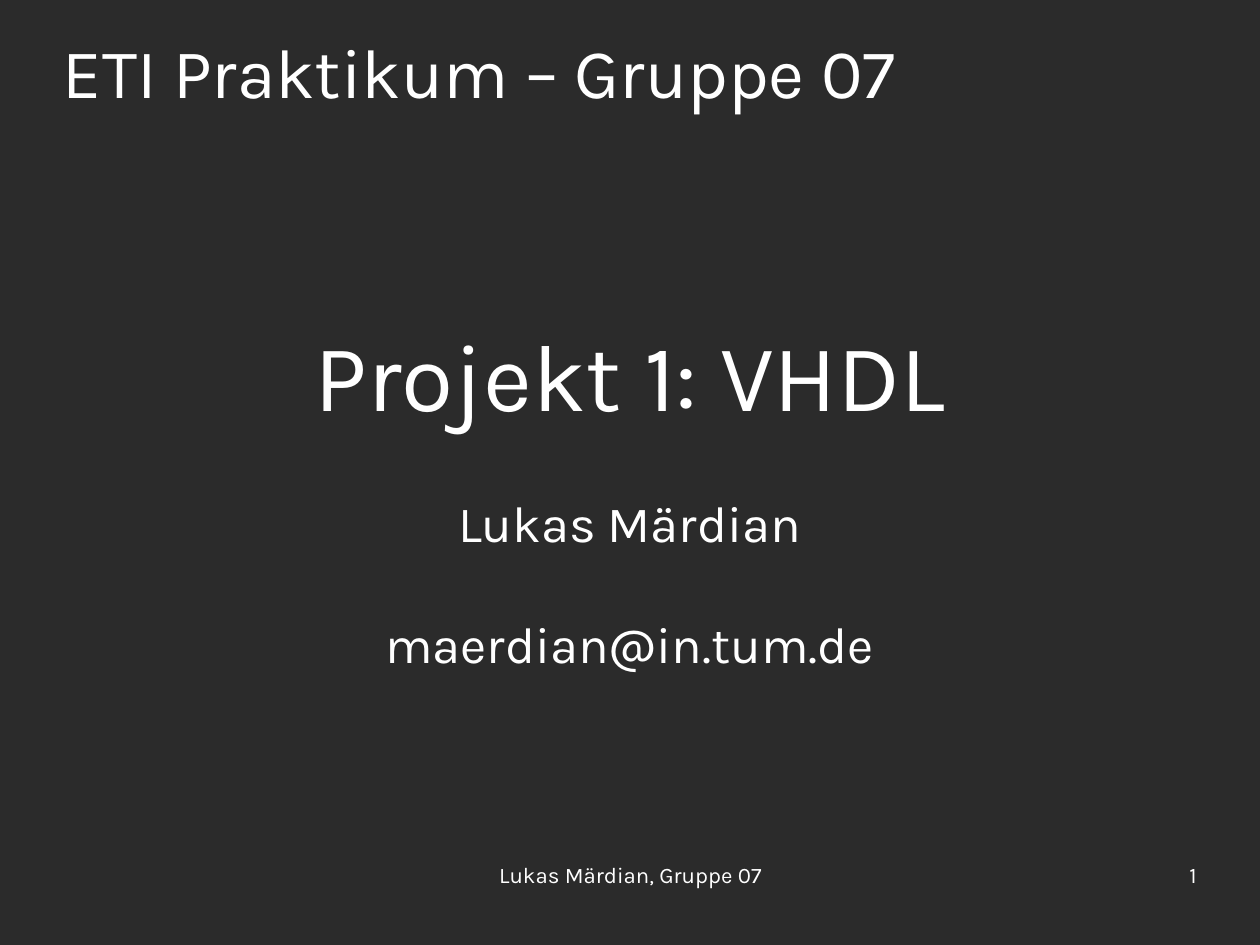
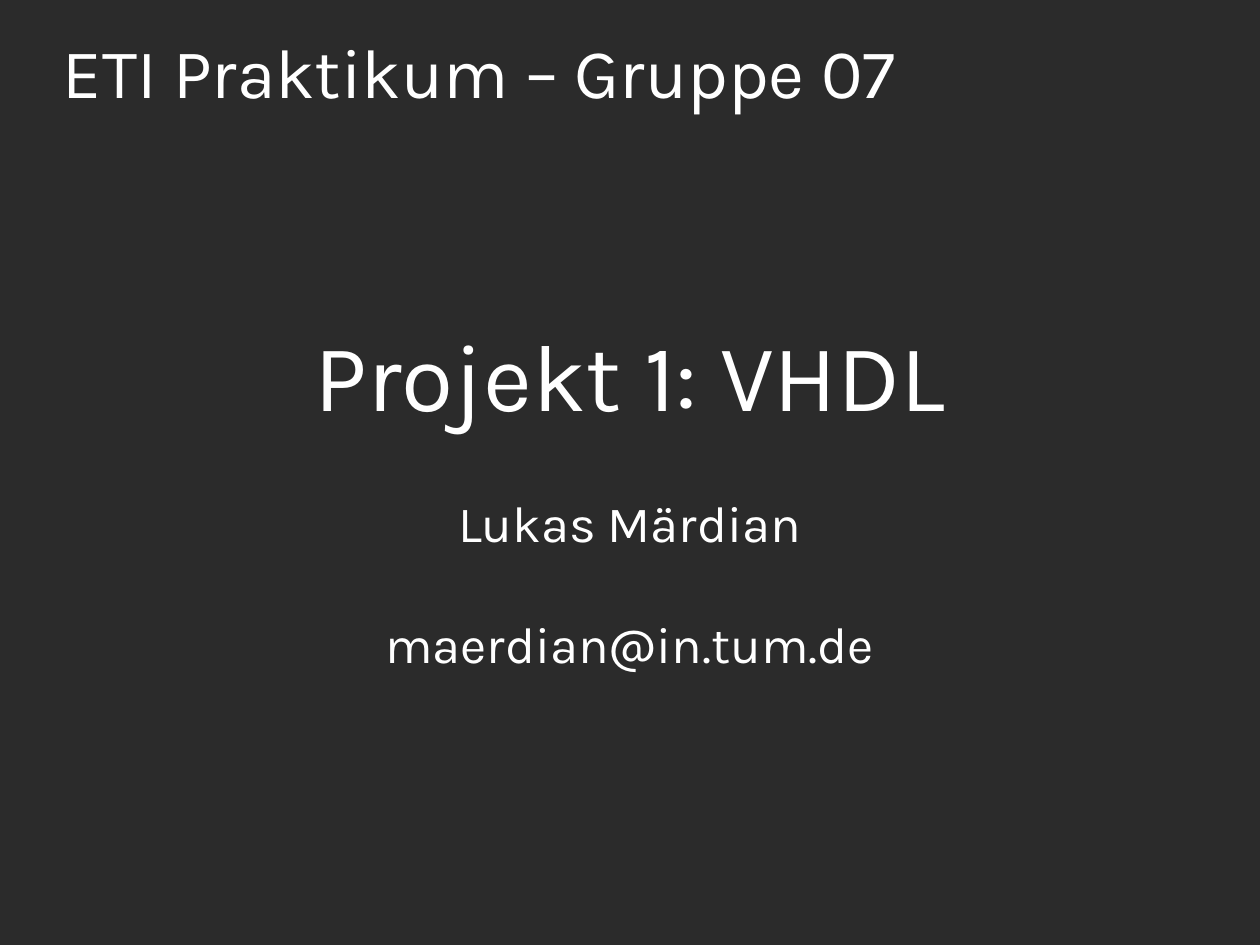
Before and after one commit to OrestTa/etip, a slide deck: slide 1 of Projekt1/Vortrag/vortrag1.odp. Drawn at 1260x945 pixels with LibreOffice and Linux fonts; fonts in the diff are those of the drawing; background and template pictures are left out; a plain dark background stands for a picture behind light text. Boxes give left, top, right and bottom in pixels: in the first picture for what was removed or moved away, otherwise in the second. Text is boxed around its words. In the diff, an @@ line names an element or a change of style, - is before the commit and + after.

```diff
--- a/Projekt1/Vortrag/vortrag1.odp
+++ b/Projekt1/Vortrag/vortrag1.odp
@@ text removed at (499,867,762,889) @@
-Lukas Märdian, Gruppe 07
@@ page number removed at (1189,869,1196,883) @@
-1
```
Also in this commit, not shown: 1 other slide changed, 1 other file.
